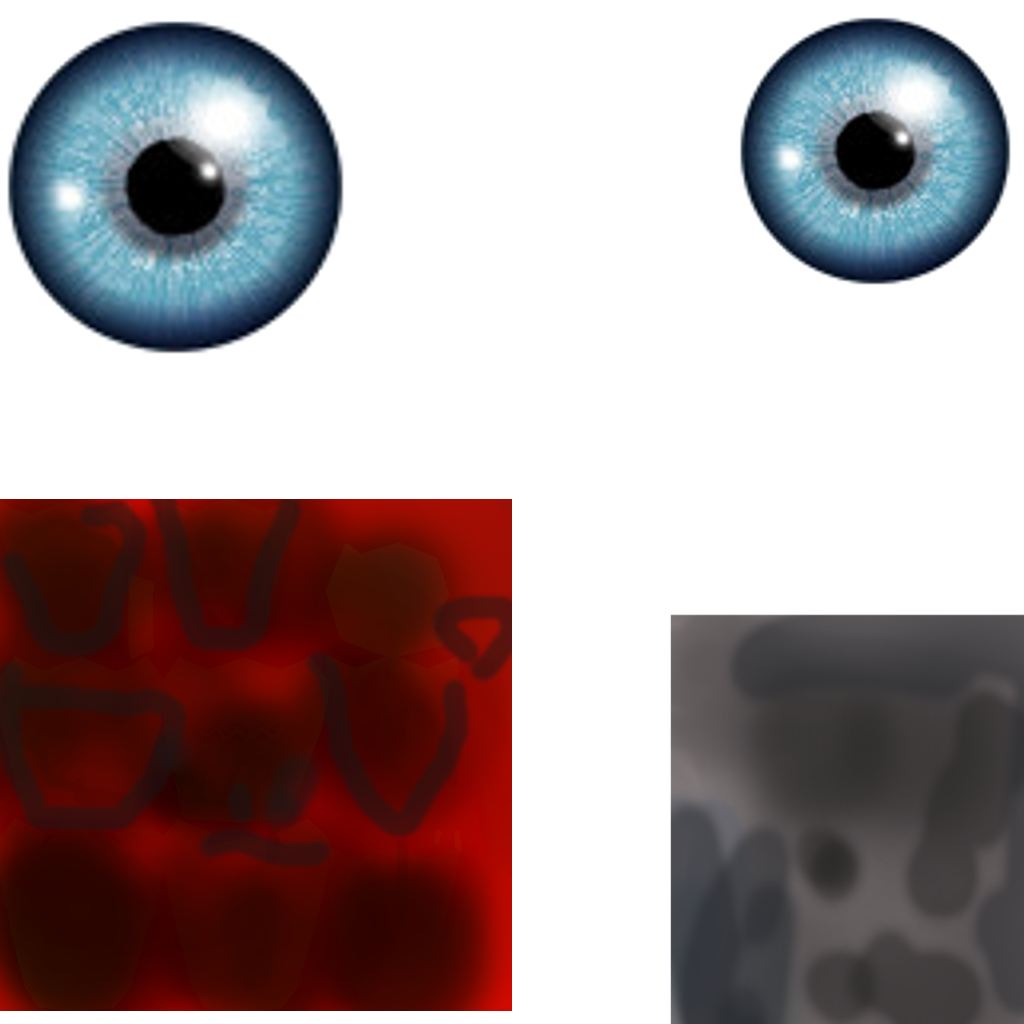
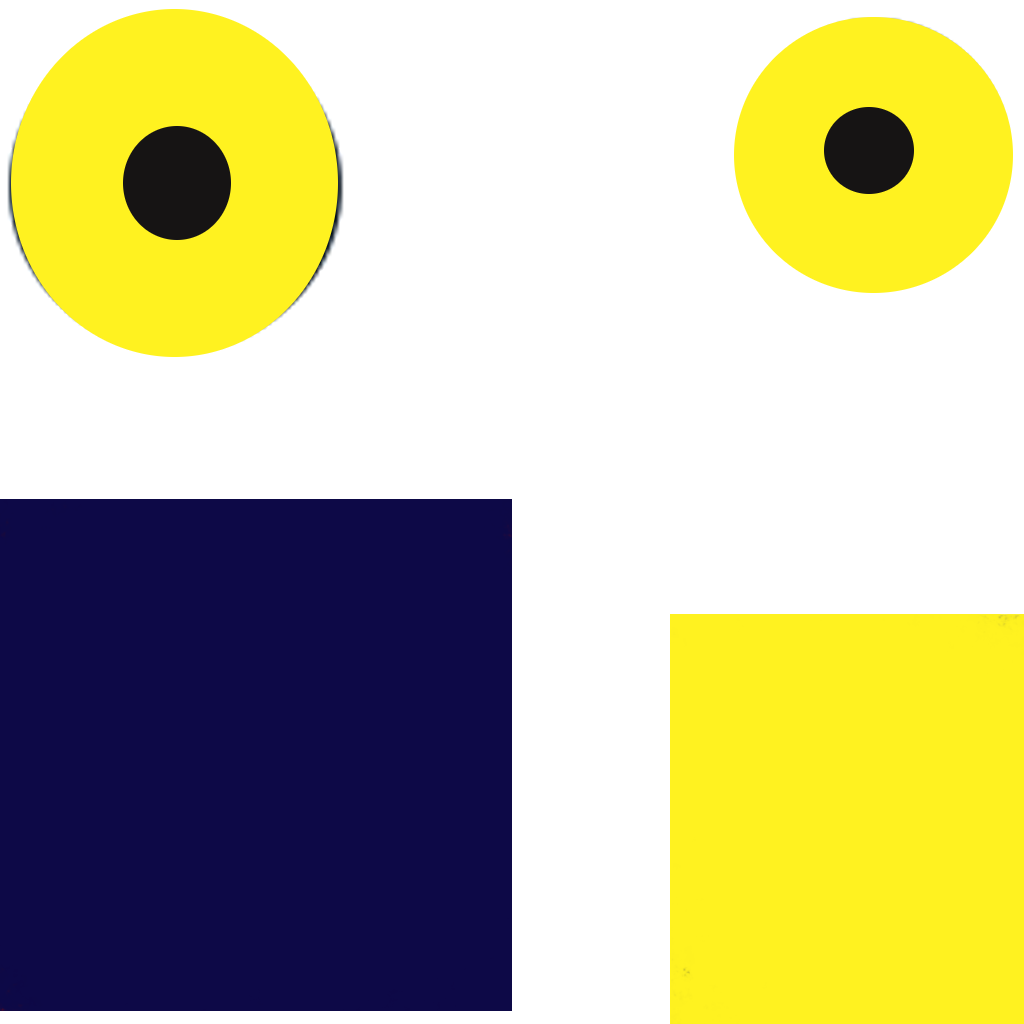
Comparing the layer stacks of the two 1024 x 1024 images. Changes:
painted on "Capa pegada #1" over (734, 17, 1013, 293)
painted on "Capa pegada #4" over (11, 9, 338, 357)
painted on "Capa pegada #2" over (670, 614, 1024, 1024)
painted on "Capa pegada" over (0, 499, 512, 1011)
